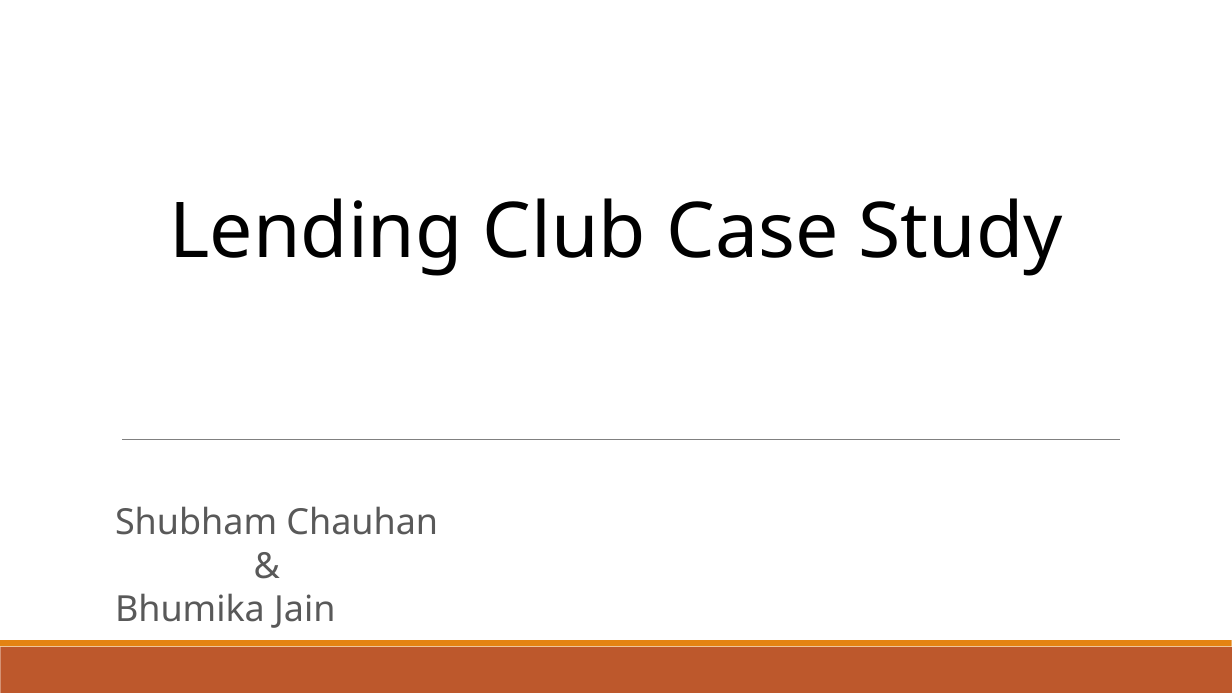
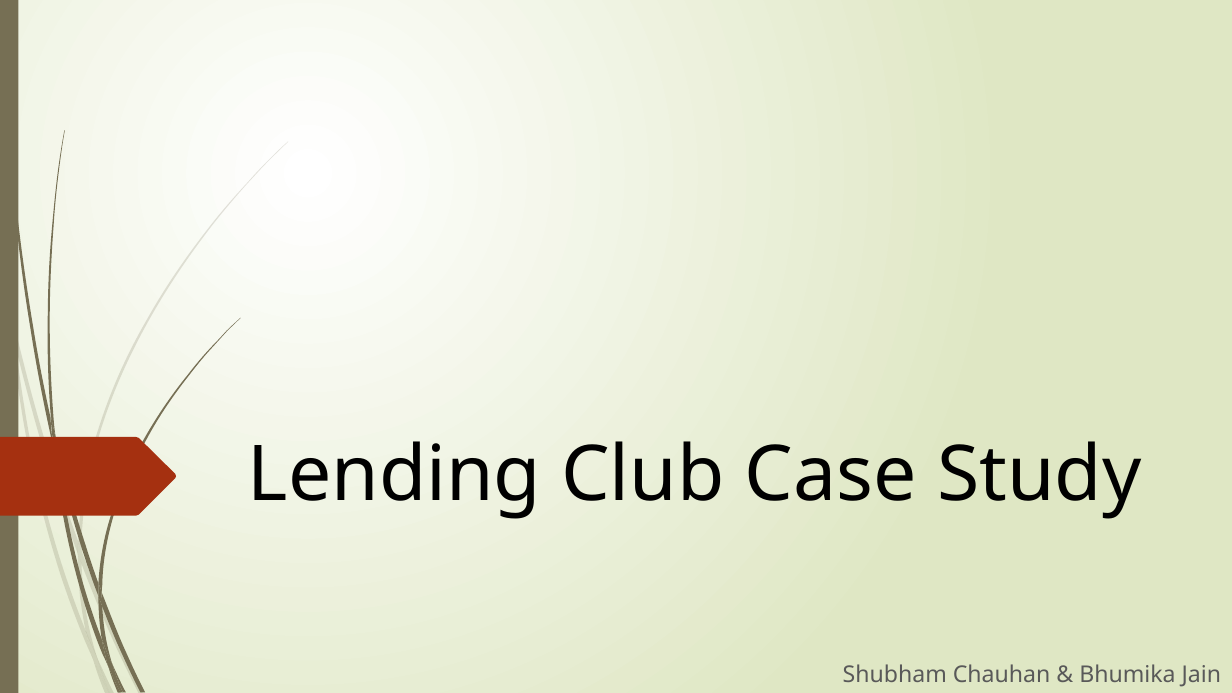
Before and after one commit to bitz-chauhan/lending_club_case_study, a slide deck: slide 1 of Lending Club Case Study.pptx. Drawn at 1232x693 pixels with LibreOffice and Linux fonts; fonts in the diff are those of the drawing. Boxes give left, top, right and bottom in pixels: in the first picture for what was removed or moved away, otherwise in the second. Text is boxed around its words. In the diff, an @@ line names an element or a change of style, - is before the commit and + after.

Commit message:
theme update

```diff
--- a/Lending Club Case Study.pptx
+++ b/Lending Club Case Study.pptx
@@ background #FFFFFF to gradient #FFFFFF to #DFE8C4 @@
@@ rectangle added at <box>0,0,18,693</box>, fill #766F54 @@
@@ text "Lending Club Case Study": place and size @@
-text "Lending Club Case Study" at <box>169,198,1063,276</box>
+text "Lending Club Case Study" at <box>248,441,1141,519</box>
@@ freeform shape added at <box>0,437,177,516</box>, fill #A53010 @@
@@ line removed from (122, 439) to (1120, 439) @@
@@ rectangle removed at <box>0,647,1232,693</box> @@
@@ rectangle removed at <box>0,640,1232,647</box> @@
@@ group added at <box>0,141,288,693</box>: 10 freeform shapes @@
@@ group added at <box>3,0,240,693</box>: 12 freeform shapes @@
@@ text at <box>843,664,1221,686</box>: text changed; size 28 to 18 pt @@
-Shubham Chauhan
-&
-Bhumika Jain
+Shubham Chauhan & Bhumika Jain
```
Also in this commit, not shown: 13 other slides changed.
